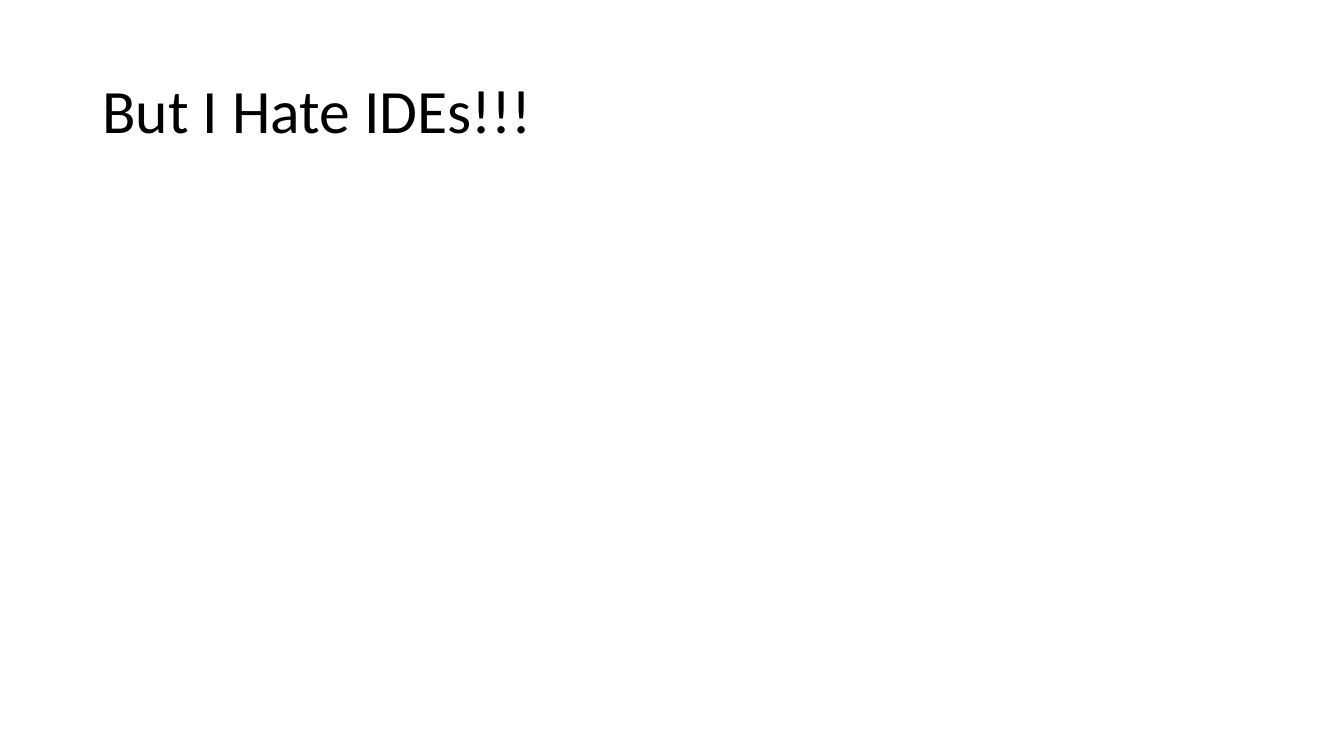
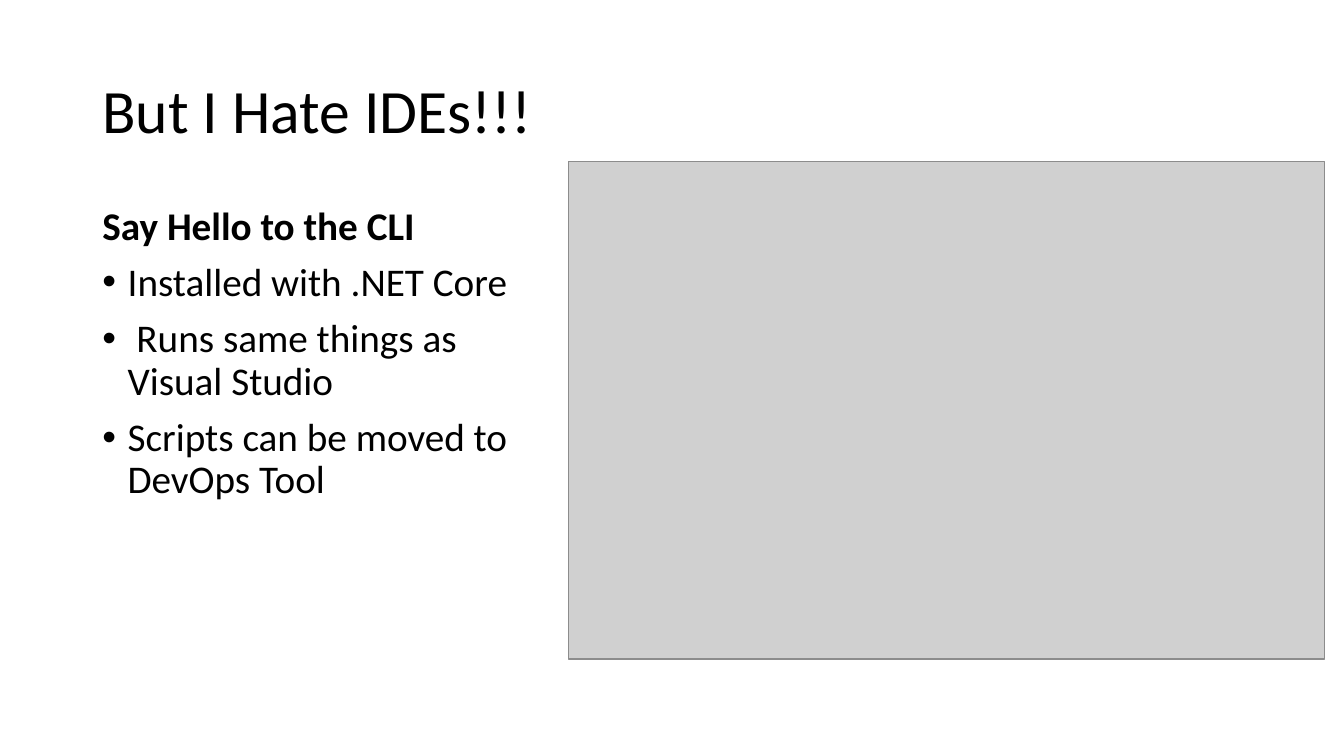
Before and after one commit to isaacrlevin/levin-talks, a slide deck: slide 6 of ASP.NETCoreDeployment/Ship It Good.pptx. Drawn at 1344x756 pixels with LibreOffice and Linux fonts; fonts in the diff are those of the drawing; grey boxes stand for pictures. Boxes give left, top, right and bottom in pixels: in the first picture for what was removed or moved away, otherwise in the second. Text is boxed around its words. In the diff, an @@ line names an element or a change of style, - is before the commit and + after.

```diff
--- a/ASP.NETCoreDeployment/Ship It Good.pptx
+++ b/ASP.NETCoreDeployment/Ship It Good.pptx
@@ picture added at bbox=[569, 161, 1326, 658] @@
@@ text added at bbox=[102, 212, 507, 500], 28 pt, text #000000 @@
+Say Hello to the CLI
+• Installed with .NET Core
+• Runs same things as Visual Studio
+• Scripts can be moved to DevOps Tool
```
Also in this commit, not shown: 6 other slides changed.
